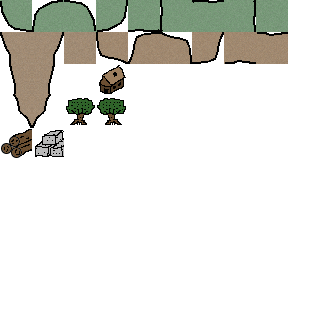
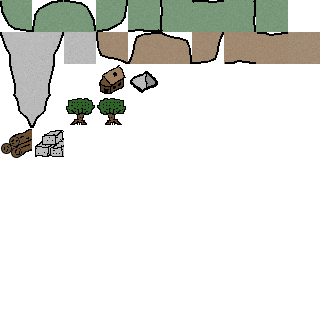
Two versions of the same layered image (320x320). Layer-by-layer changes:
added layer "shaft" above "Hut" over [130,71,158,93]
added layer "dirt" above "Stone" over [288,32,320,64]
painted on "Stone" over [64,32,96,64]
painted on "Cliff side copy" over [32,32,64,125]
painted on "Cliff side" over [2,32,32,125]
